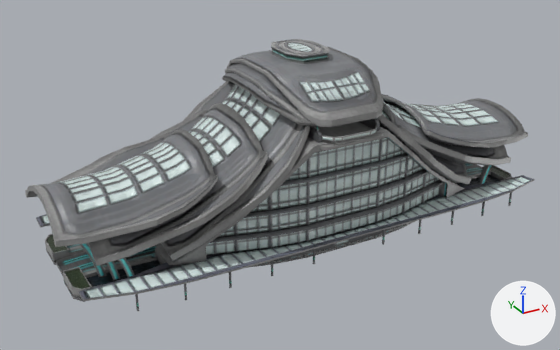
The FBX model models/station/station.fbx as it was, and as the next commit left it.
Before and after are seen from a camera (50 mm lens) standing at (-91.2, -156.0, 89.1) and looking at (-6.1, -1.2, 11.8). The axes (+X, +Y, +Z) are drawn at lower right. The lights are the same throughout. Where no turn or scale is listed for an object, it has been applied to the vertices.

The first picture shows 'gareobj'.
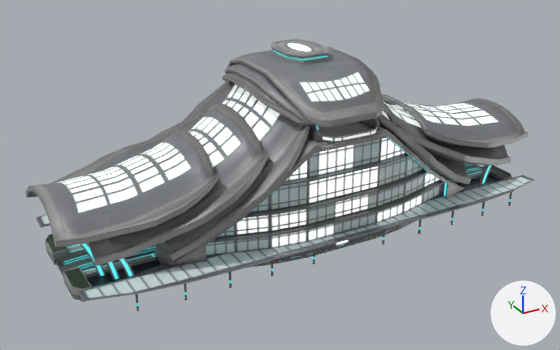
Boxes (x1, y1, x2, y2) around the edits, measured in the pictures (560 x 350 px):
'gareobj', recoloured (grey to white): (37, 39, 535, 310) in both

Edits to the bpy script that builds the scene:
```text
Add img_679440978_carapace_emissive_png:
    img_679440978_carapace_emissive_png = load_image('679440978.Carapace_emissive.png', '679440978.Carapace_emissive.png', 2048, 1024, 'sRGB')
Add mat_material_001:
    mat_material_001 = bpy.data.materials.new('Material.001')
    # uses the picture img_679440978_carapace_d_png
    # uses the picture img_679440978_carapace_emissive_png
    # uses the picture img_679440978_carapace_n_png
Change me_gareobj_001:
    where me_gareobj_001.from_pydata(...)  # 3460 vertices, 5681 faces; spans x -64.5..64.5, y -24.8..24.8, z -1.0..43.0
    remove me_gareobj_001.materials.append(mat_material)
    add me_gareobj_001.materials.append(mat_material_001)
```
